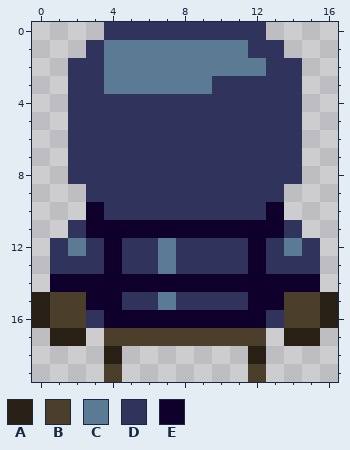
Edited in one commit: pixel-art sprite (Assets/Resources/Sprites/Player/3.png). Above: the version before the commit.
The file is 17x20 pixels.
Palette (. is transparent): A #282014  B #4b3e2a  C #5b7b94  D #30345d  E #0e002b
Now the later version:
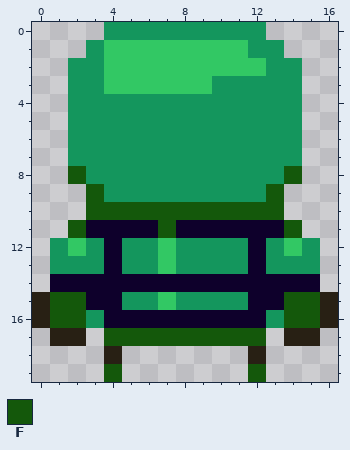
Colours new in this view: F #14580b
What changed:
Colour C changes from #5b7b94 to #32c864.
Colour D changes from #30345d to #14965d.
The edit turns colour B into colour F in rows 15 to 16 at x 1 to 2 and 14 to 15; in row 17 at x 4 to 12; in row 19 at x 4 and 12.
The edit turns colour D into colour F in row 8 at x 2 and 14; in row 9 at x 3 and 13; in row 10 at x 4 to 12; in row 11 at x 2 and 14.
The edit turns colour E into colour F in row 10 at x 3 and 13; in row 11 at x 7.
